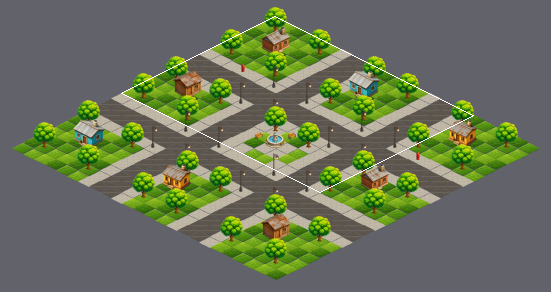
Level history. Tiled map: data/maps/barrio_tutorial_01/barrio_tutorial_01.tmx. The picture above shows the old version from afar; the outline marks the close-up.
Close-up. Before the edit:
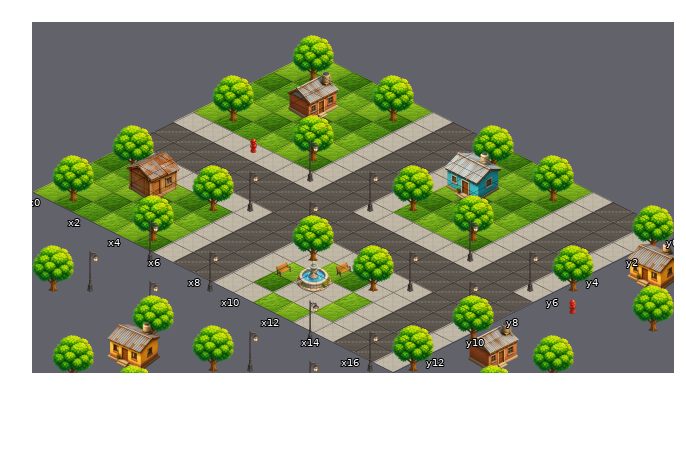
Cells are 256x128 px. Isometric: x runs down to the right, y down to the left. Shown: x 0..17, y 0..13. The commit also changed other parts of the map, which this record leaves out.
Once edited:
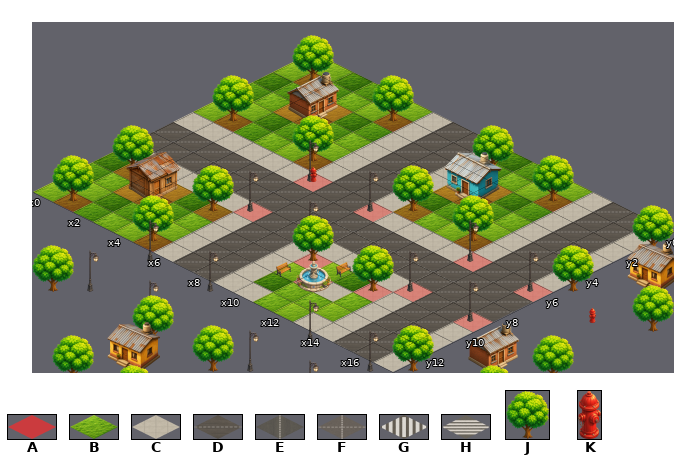
Key: from "collision_tutorial": A 0 "collision_blocked_01"; from "environment_tutorial": B 0 "grass_clean_01", C 4 "sidewalk_straight_01", D 5 "road_straight_h_01", E 6 "road_straight_v_01", F 11 "road_cross_01", G 17 "road_crosswalk_h_01", H 18 "road_crosswalk_v_01"; from "props_tutorial": J 4 "tree_01", K 8 "hydrant_01".
_ is an empty cell, . an unchanged one.
Objects are placed by the point they stand on, in cells (3,4 is the top-left corner of cell 3,4); size is 1x1 cell unless given.
Tiles of an added or newly shown layer are drawn over the layers below it.
What changed:
--- layer "ground"
@@ x 16..16 @@
- 1 D
- 2 D
+ 1 E
+ 2 E
@@ x 7..16 @@
- 5 .D.......D
- 6 DD......DD
- 7 .........D
- 8 ...D...DDD
- 9 D.......DD
-10 .........D
+ 5 .E.......E
+ 6 EE......EE
+ 7 .........F
+ 8 ...G...GFF
+ 9 E.......HE
+10 .........E
@@ x 11..16 @@
-12 CC....
-13 .....D
+12 BB....
+13 .....E
--- layer "overlay"
@@ x 6..16 @@
- 1 ........_._
- 2 .........._
- 3 _..........
- 4 _..........
- 5 .._......._
- 6 .__......__
- 7 .........._
- 8 ...._...___
- 9 ._.......__
-10 .........._
+ 1 ........C.D
+ 2 ..........D
+ 3 C..........
+ 4 C..........
+ 5 ..D.......D
+ 6 .DD......DD
+ 7 ..........D
+ 8 ....D...DDD
+ 9 .D.......DD
+10 ..........D
@@ x 16..16 @@
-13 _
+13 D
--- layer "collision" (added)
@@ x 1..13 @@
- 1 _..._......._
- 2 .._......._..
- 3 .__......__..
+ 1 A...A.......A
+ 2 ..A.......A..
+ 3 .AA......AA..
@@ x 1..17 @@
- 5 _..._...._.._....
- 6 ....._.._...._.._
+ 5 A...A....A..A....
+ 6 .....A..A....A..A
@@ x 1..17 @@
- 9 ....._......._.._
-10 _._._...._.._....
-11 .__......._......
+ 9 .....A.......A..A
+10 A.A.A....A..A....
+11 .AA.......A......
@@ x 1..5 @@
-13 _..._
+13 A...A
--- layer "props"
-K "hydrant_01" at 3.6,6.6 size 0.2x0.7
+K "hydrant_01" at 6.5,6.5 size 0.2x0.7
-J "tree_01" at 18.5,10.5 size 1.1x2.3
Changed places in both close-ups, as pixel boxes (x1, y1, x2, y2):
added: (293, 73, 333, 86)
added: (273, 103, 353, 125)
added: (213, 113, 253, 132)
added: (373, 113, 413, 132)
changed: (113, 138, 632, 342)
added: (53, 193, 93, 212)
changed: (361, 342, 392, 362)
